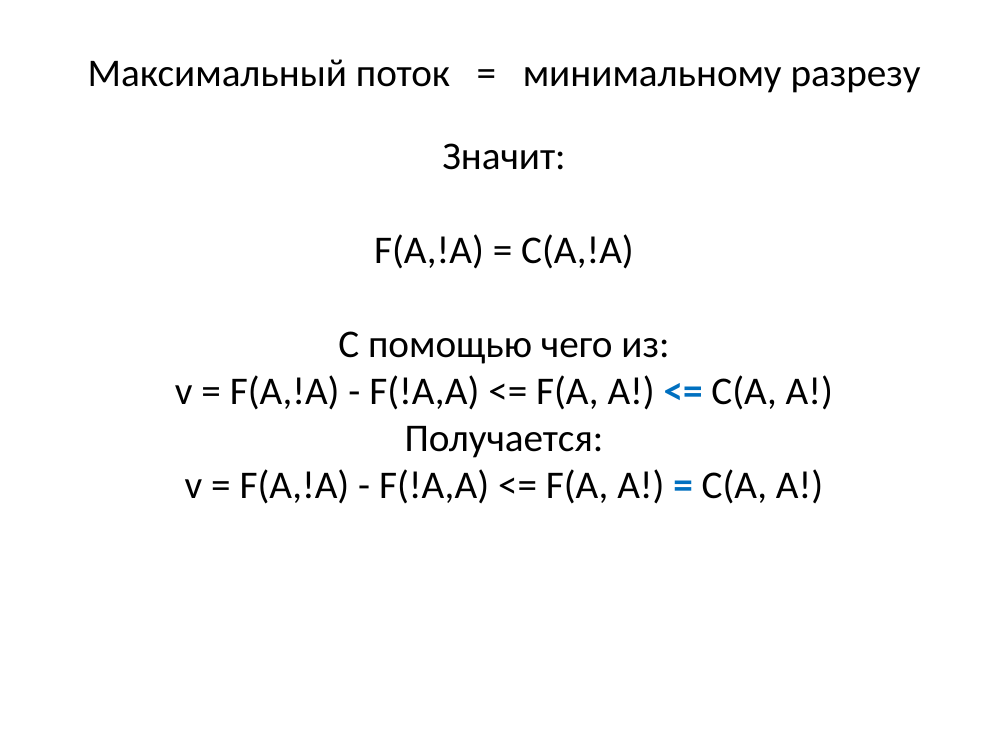
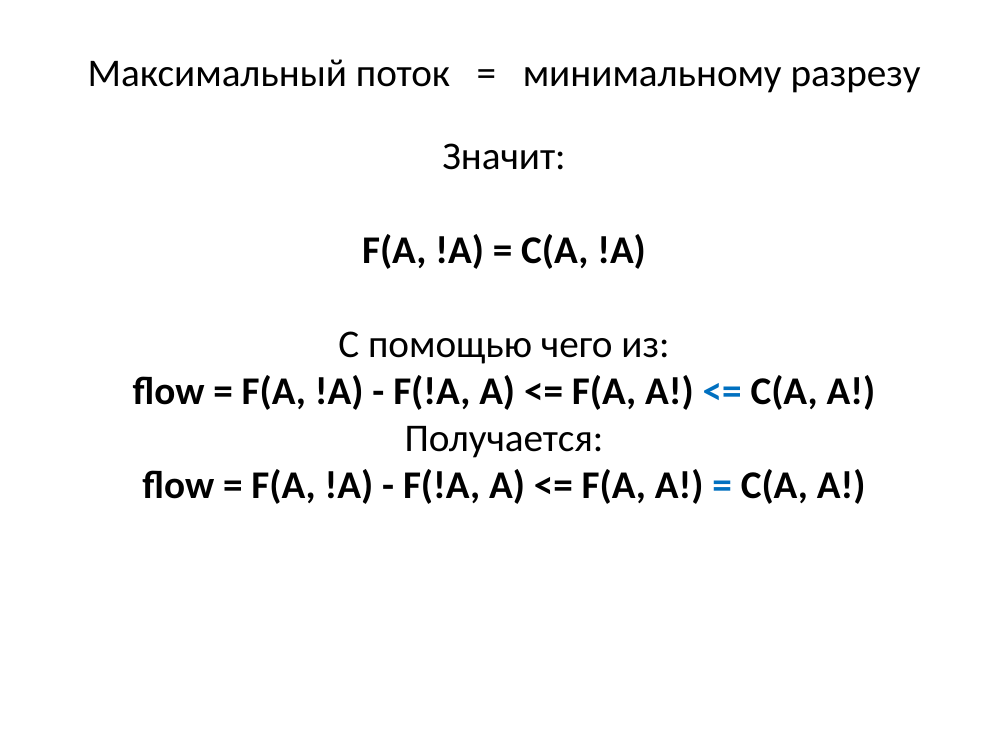
Before and after one commit to SteinbergOB/ANG, a slide deck: slide 116 of Презентации/Лекция 4.pptx (slide 101 before the commit). Drawn at 1008x756 pixels with LibreOffice and Linux fonts; fonts in the diff are those of the drawing. Boxes give left, top, right and bottom in pixels: in the first picture for what was removed or moved away, otherwise in the second. Text is boxed around its words. In the diff, an @@ line names an element or a change of style, - is before the commit and + after.

```diff
--- a/Презентации/Лекция 4.pptx
+++ b/Презентации/Лекция 4.pptx
@@ text at [362,234,646,269]: text changed; bold on @@
-F(A,!A) = C(A,!A)
+F(A, !A) = C(A, !A)
@@ text at [133,375,876,410]: text changed; bold on @@
-v = F(A,!A) - F(!A,A) <= F(A, A!) <= C(A, A!)
+flow = F(A, !A) - F(!A, A) <= F(A, A!) <= C(A, A!)
@@ text at [142,469,866,504]: text changed; bold on @@
-v = F(A,!A) - F(!A,A) <= F(A, A!) = C(A, A!)
+flow = F(A, !A) - F(!A, A) <= F(A, A!) = C(A, A!)
```
Also in this commit, not shown: 54 other slides changed, 61 slides added, 1 slide removed.
